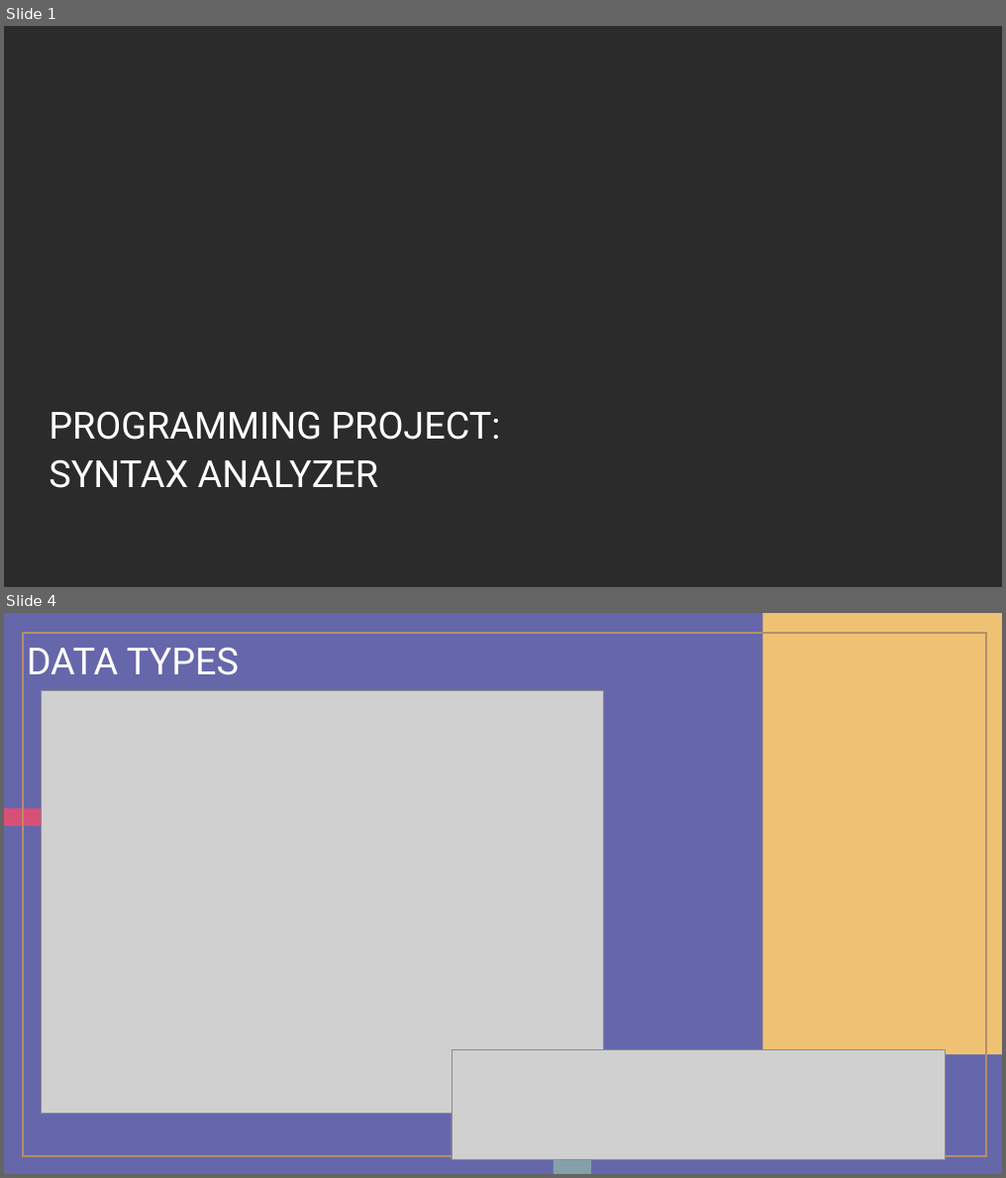
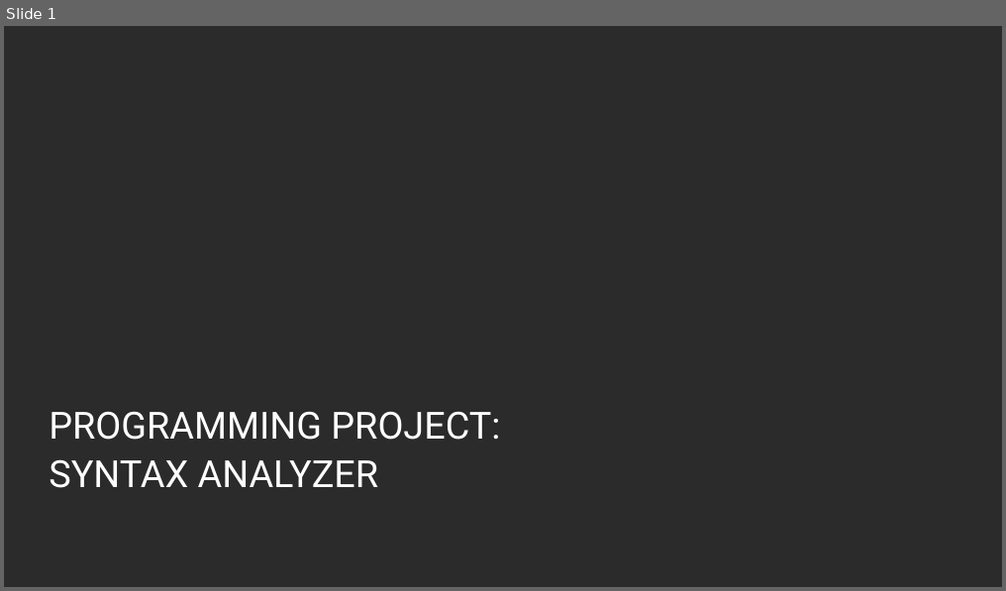
Before and after one commit to cristoph143/Programming-Languages, a slide deck: Programming Project.pptx. Shown one above the other, each under a label of ours: slides 1 and 4 before the commit, slide 1 after it; the slides between them are not shown. The pictures are 1006x1178 and 1006x591 pixels, drawn with LibreOffice and Linux fonts; fonts in the diff are those of the drawing; grey boxes stand for pictures; background and template pictures are left out; a plain dark background stands for a picture behind light text. Boxes give left, top, right and bottom in pixels: in the first picture for what was removed or moved away, otherwise in the second. Text is boxed around its words. In the diff, an @@ line names an element or a change of style, - is before the commit and + after.

```diff
--- a/Programming Project.pptx
+++ b/Programming Project.pptx
@@ slide 4 removed at box(4, 613, 1002, 1174), background #6667AB @@
@@ rectangle removed at box(23, 633, 987, 1157) @@
@@ rectangle removed at box(763, 613, 1002, 1055) @@
@@ title removed at box(27, 648, 239, 675) @@
-DATA TYPES
@@ picture removed at box(41, 691, 604, 1114) @@
@@ rectangle removed at box(553, 749, 591, 1174) @@
@@ rectangle removed at box(4, 808, 450, 827) @@
@@ picture removed at box(451, 1051, 945, 1160) @@
```
Also in this commit, not shown: 1 slide changed, 18 slides added, 1 other slide removed, 1 other file.
